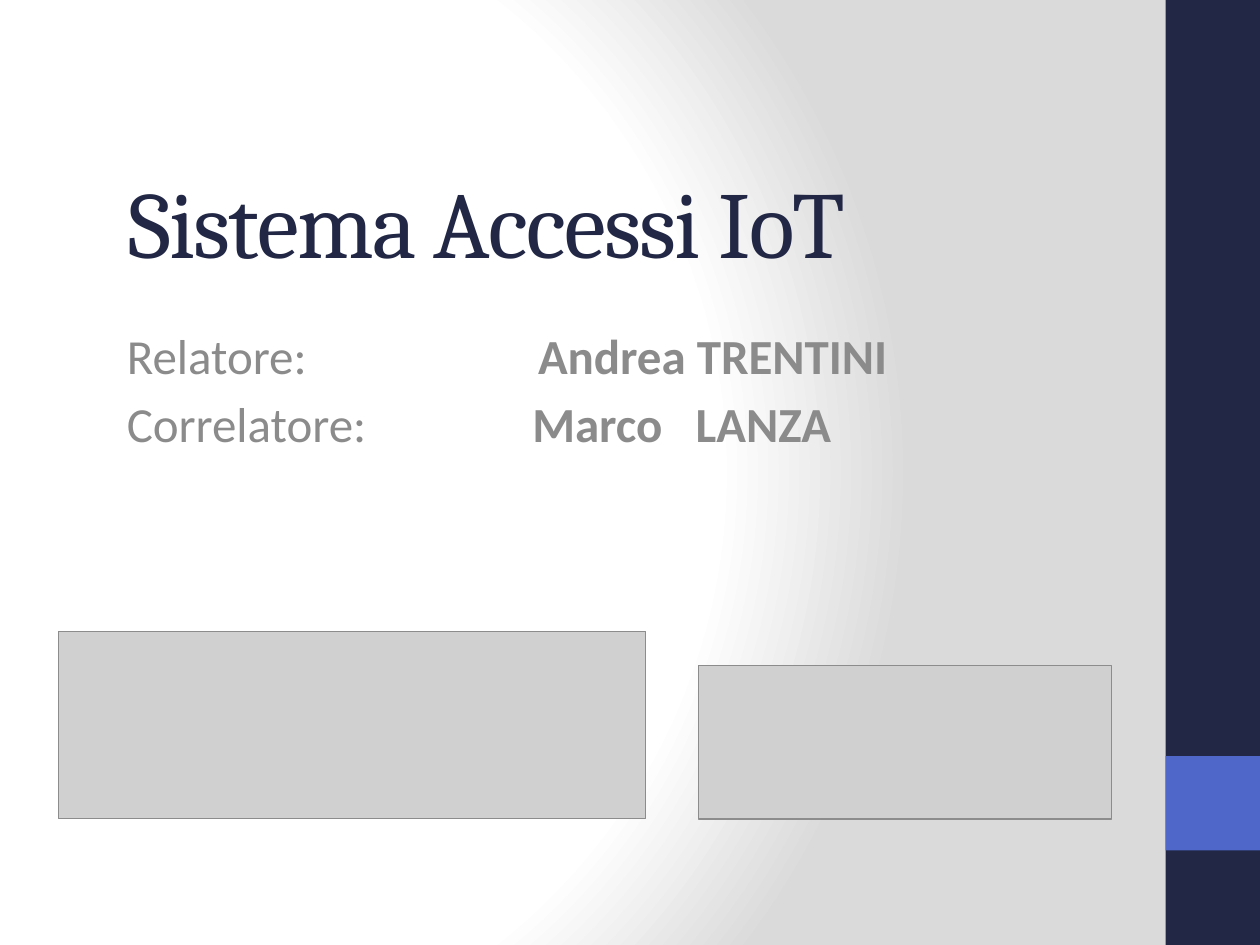
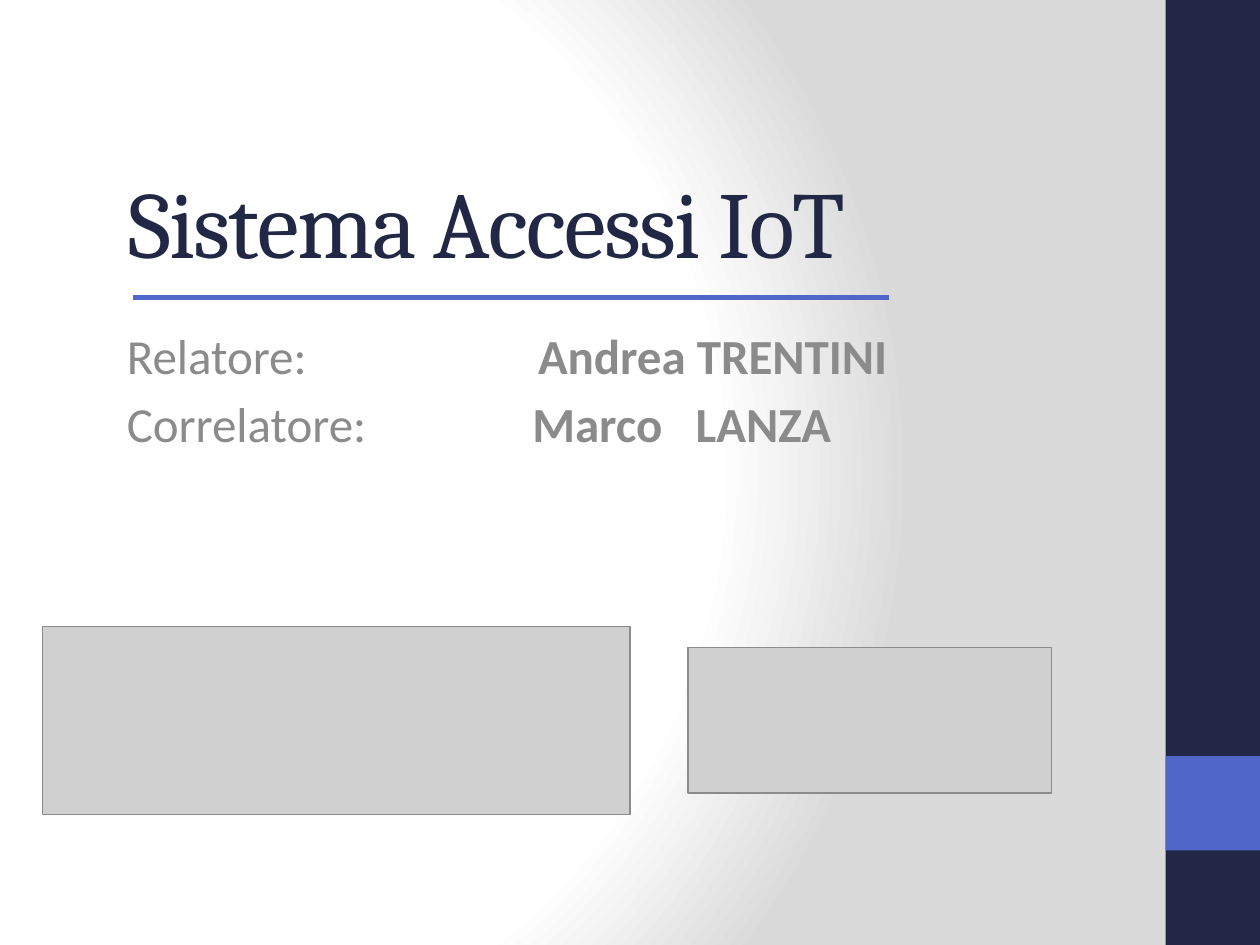
Before and after one commit to Jolsty/SimSim, a slide deck: slide 1 of Tesi_Sistema_Accessi_IoT_Andrei_Ciulpan_872394/presentazione/Sistema Accessi IoT.pptx. Drawn at 1260x945 pixels with LibreOffice and Linux fonts; fonts in the diff are those of the drawing; grey boxes stand for pictures. Boxes give left, top, right and bottom in pixels: in the first picture for what was removed or moved away, otherwise in the second. Text is boxed around its words. In the diff, an @@ line names an element or a change of style, - is before the commit and + after.

```diff
--- a/Tesi_Sistema_Accessi_IoT_Andrei_Ciulpan_872394/presentazione/Sistema Accessi IoT.pptx
+++ b/Tesi_Sistema_Accessi_IoT_Andrei_Ciulpan_872394/presentazione/Sistema Accessi IoT.pptx
@@ line added from (132, 297) to (890, 297), #4E67C8 3 pt @@
@@ picture: place and size @@
-picture at [58, 631, 645, 819]
+picture at [43, 626, 630, 814]
@@ picture: place and size @@
-picture at [699, 665, 1113, 819]
+picture at [688, 648, 1051, 793]
```
Also in this commit, not shown: 6 other slides changed, 1 slide added, 1 slide removed, 24 other files.
